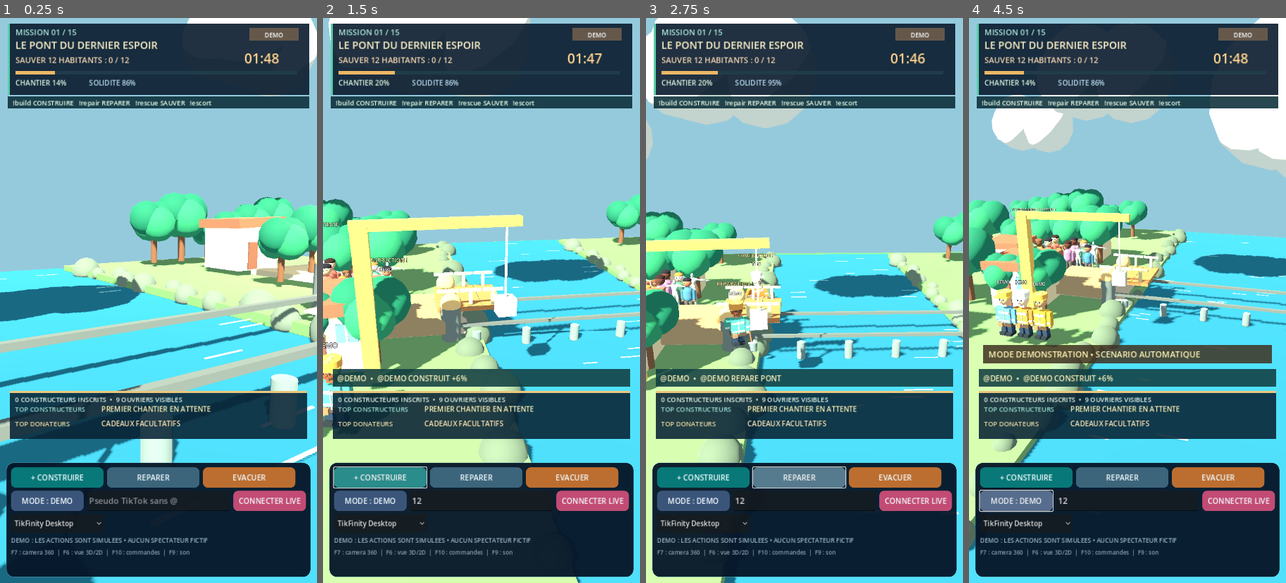
Above: before the commit, frames 1-4 (left to right).
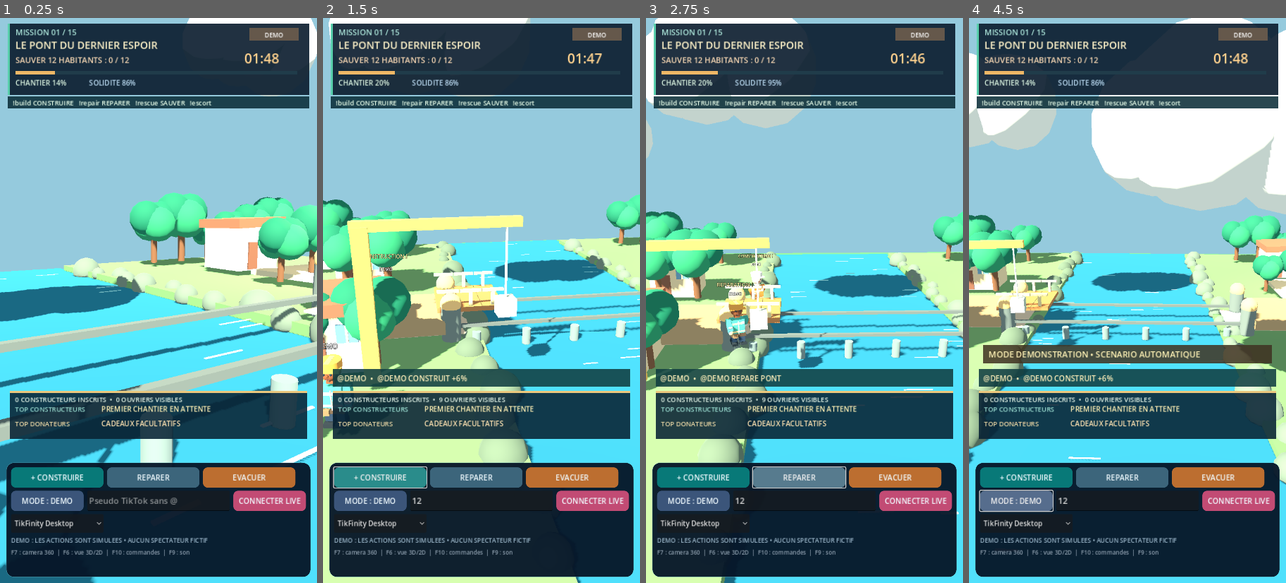
Above: after the commit, the same moments.

Repository: Hsergo/LIVE-BATTLES
Game: Godot game, scene res://main.tscn
The game is run twice, just before and just after one commit, with the same random seed, the same clock (stepped at 60 frames per second) and the same inputs.
Inputs (mouse positions are in pixels of both pictures, inside the frame that each line leads up to):
- Up to frame 1 (0.25 s): no input
- Up to frame 2 (1.5 s): click (481, 498) at 0.52 s; type "12" at 0.6 s; click "+ CONSTRUIRE" at 1.25 s
- Up to frame 3 (2.75 s): click "REPARER" at 2 s
- Up to frame 4 (4.5 s): click "EVACUER" at 2.75 s; click "MODE : DEMO" at 3.5 s; click "MODE : LIVE" at 4.25 s

The runs differ from the first frame. In frame 1, less than 0.1% of the frame differs, in the area x 36-38%, y 67-68%; in frame 2, 2.2%; in frame 3, 1.6%; in frame 4, 35%, in the area x 0-100%, y 0-95%.
Error after the commit: Parse Error: There is already a variable named "visual" declared in this scope. (res://scripts/villagers_3d.gd:162)

Commit message:
feat(civilians): capsule collision bodies, physics-based pedestrian navigation and character bob on visual node

Diff:
--- a/rescue/game/scripts/villagers_3d.gd
+++ b/rescue/game/scripts/villagers_3d.gd
@@ -101,48 +101,53 @@
 	return label
 
 func _create_civilian(index: int) -> Dictionary:
-	var person := Node3D.new()
+	var person: CharacterBody3D = load("res://scripts/character_motor_3d.gd").new()
 	person.name = "Villager_%02d" % index
 	add_child(person)
+	person.call("configure",2,0.225,1.44)
+	var visual := Node3D.new()
+	visual.name = "CivilianAppearance"
+	person.add_child(visual)
 	var is_child := index%6 == 2
 	var is_elder := index%7 == 4
-	person.scale = Vector3.ONE * (0.72 if is_child else (0.91 if is_elder else 0.99+float(index%3)*0.035))
+	visual.scale = Vector3.ONE * (0.72 if is_child else (0.91 if is_elder else 0.99+float(index%3)*0.035))
 	var skin: Color = SKIN[(index*7+2)%SKIN.size()]
 	var outfit: Color = COATS[(index*5+1)%COATS.size()]
 	var trousers: Color = PANTS[(index*3+1)%PANTS.size()]
 	var hairstyle: Color = HAIR[(index*9+3)%HAIR.size()]
 	# Human-proportioned torso and head; NPCs do not wear worker helmets.
-	_capsule(person,Vector3(0,1.16,0),0.97,0.31,outfit)
-	_capsule(person,Vector3(0,0.96,0),0.49,0.27,trousers)
-	_sphere(person,Vector3(0,1.92,0),0.28,skin)
-	var haircap := _sphere(person,Vector3(0,2.075,-0.025),0.278,hairstyle)
+	_capsule(visual,Vector3(0,1.16,0),0.97,0.31,outfit)
+	_capsule(visual,Vector3(0,0.96,0),0.49,0.27,trousers)
+	_sphere(visual,Vector3(0,1.92,0),0.28,skin)
+	var haircap := _sphere(visual,Vector3(0,2.075,-0.025),0.278,hairstyle)
 	haircap.scale = Vector3(1.04,0.56,0.99)
 	for side in [-1.0,1.0]:
-		_sphere(person,Vector3(side*0.096,1.94,0.249),0.023,Color("#24313e"))
-	_sphere(person,Vector3(0,1.87,0.262),0.036,skin.darkened(0.09))
-	_box(person,Vector3(0,1.78,0.267),Vector3(0.095,0.020,0.025),Color("#7d4f43"))
+		_sphere(visual,Vector3(side*0.096,1.94,0.249),0.023,Color("#24313e"))
+	_sphere(visual,Vector3(0,1.87,0.262),0.036,skin.darkened(0.09))
+	_box(visual,Vector3(0,1.78,0.267),Vector3(0.095,0.020,0.025),Color("#7d4f43"))
 	if index%5==0:
 		# A lightweight emergency backpack/shoulder bag.
-		_box(person,Vector3(0,1.10,-0.35),Vector3(0.48,0.66,0.26),Color("#8b866f"))
-		_box(person,Vector3(-0.20,1.14,0.035),Vector3(0.06,0.78,0.05),Color("#d9b97d"))
+		_box(visual,Vector3(0,1.10,-0.35),Vector3(0.48,0.66,0.26),Color("#8b866f"))
+		_box(visual,Vector3(-0.20,1.14,0.035),Vector3(0.06,0.78,0.05),Color("#d9b97d"))
 	if is_elder:
-		_box(person,Vector3(0.40,0.52,0.07),Vector3(0.065,1.0,0.055),Color("#bba281"))
+		_box(visual,Vector3(0.40,0.52,0.07),Vector3(0.065,1.0,0.055),Color("#bba281"))
 	var joints: Dictionary = {}
 	for limb in ["left","right"]:
 		var sign := -1.0 if limb=="left" else 1.0
 		var arm := Node3D.new()
-		person.add_child(arm)
+		visual.add_child(arm)
 		arm.position = Vector3(sign*0.36,1.47,0)
 		_capsule(arm,Vector3(0,-0.36,0),0.72,0.115,outfit.darkened(0.10))
 		_sphere(arm,Vector3(0,-0.71,0),0.105,skin)
 		joints[limb+"_arm"] = arm
 		var leg := Node3D.new()
-		person.add_child(leg)
+		visual.add_child(leg)
 		leg.position = Vector3(sign*0.15,0.77,0)
 		_capsule(leg,Vector3(0,-0.31,0),0.66,0.135,trousers)
 		_box(leg,Vector3(0,-0.66,0.105),Vector3(0.27,0.14,0.43),Color("#514c47"))
 		joints[limb+"_leg"] = leg
 	joints["node"] = person
+	joints["visual"] = visual
 	joints["id"] = index
 	joints["age"] = 0.0
 	joints["phase"] = "waiting"
@@ -152,7 +157,7 @@
 	# elders retain distinct procedural silhouettes until suitable CC0 rigs exist.
 	if not is_child and not is_elder and index % 5 == 0:
 		var avatar := load("res://scripts/rigged_humanoid.gd").new() as Node3D
-		person.add_child(avatar)
+		visual.add_child(avatar)
 		if bool(avatar.call("setup",1.03)):
 			for visual in person.get_children():
 				if visual != avatar and visual is Node3D:
@@ -246,9 +251,7 @@
 		actor["phase"] = phase
 		actor["age"] = float(actor["age"])+d
 		var t := float(actor["age"])
-		var old := rig.position
-		rig.position = rig.position.lerp(target,minf(1.0,d*(8.0 if walk else 4.0)))
-		var movement := rig.position-old
+		var movement: Vector3 = rig.call("move_to",target,8.0 if walk else 3.3,d)
 		if movement.length_squared()>0.00003 and walk:
 			rig.rotation.y = lerp_angle(rig.rotation.y,atan2(movement.x,movement.z),minf(1.0,d*5.0))
 		var pace := 7.0 if walk else 2.2
@@ -265,8 +268,8 @@
 			(actor["right_arm"] as Node3D).rotation.z = 0.50+0.25*sin(t*4.3+float(idx))
 		else:
 			(actor["right_arm"] as Node3D).rotation.z = 0.0
-		var base_y := target.y
-		rig.position.y = lerpf(rig.position.y,base_y,0.6)+0.016*sin(t*pace) if walk else lerpf(rig.position.y,base_y,0.5)
+		var appearance: Node3D = actor["visual"]
+		appearance.position.y = 0.018*sin(t*pace) if walk else 0.008*sin(t*pace)
 	if waiting_sign != null:
 		waiting_sign.text = "%d PERSONNES EN ATTENTE" % count_waiting
 	if safe_sign != null:
